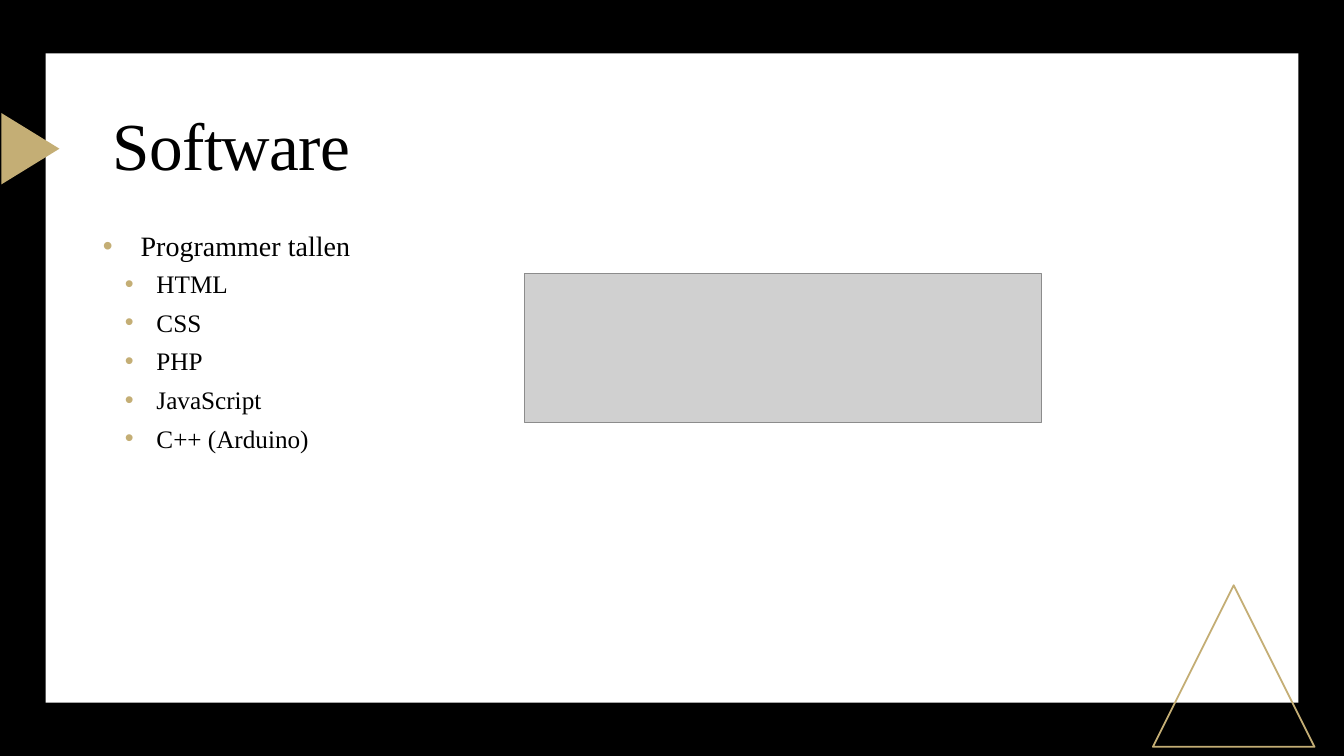
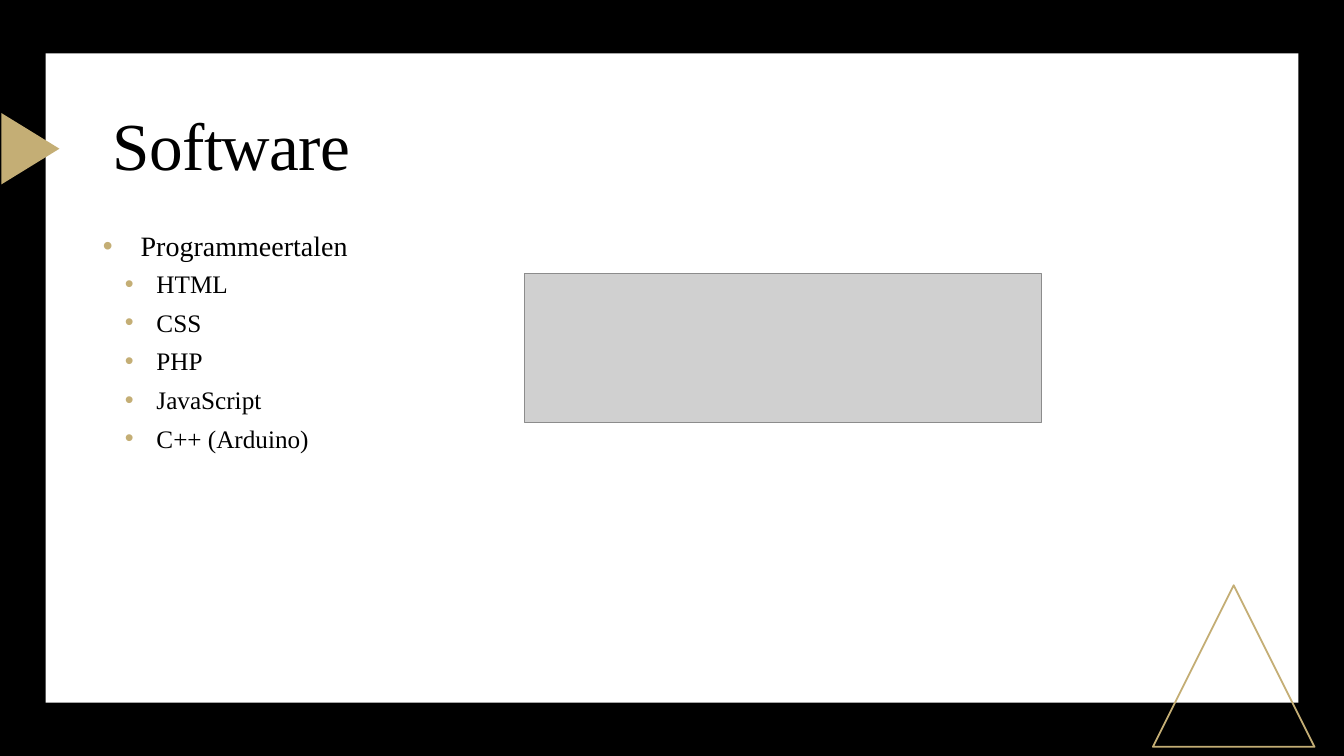
Before and after one commit to CruZxPog/GIP, a slide deck: slide 5 of Gip verslag & powerpoint/GIP_PWP.pptx. Drawn at 1344x756 pixels with LibreOffice and Linux fonts; fonts in the diff are those of the drawing; grey boxes stand for pictures. Boxes give left, top, right and bottom in pixels: in the first picture for what was removed or moved away, otherwise in the second. Text is boxed around its words. In the diff, an @@ line names an element or a change of style, - is before the commit and + after.

```diff
--- a/Gip verslag & powerpoint/GIP_PWP.pptx
+++ b/Gip verslag & powerpoint/GIP_PWP.pptx
@@ text at (x1=141, y1=236, x2=348, y2=262): text changed @@
-• Programmer tallen
+• Programmeertalen
```
Also in this commit, not shown: 2 other slides changed.
